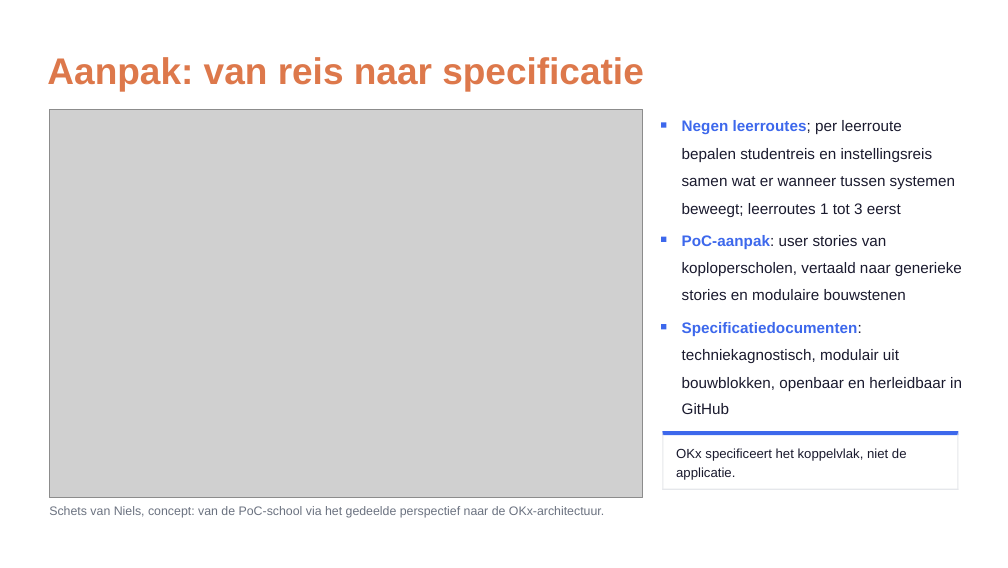
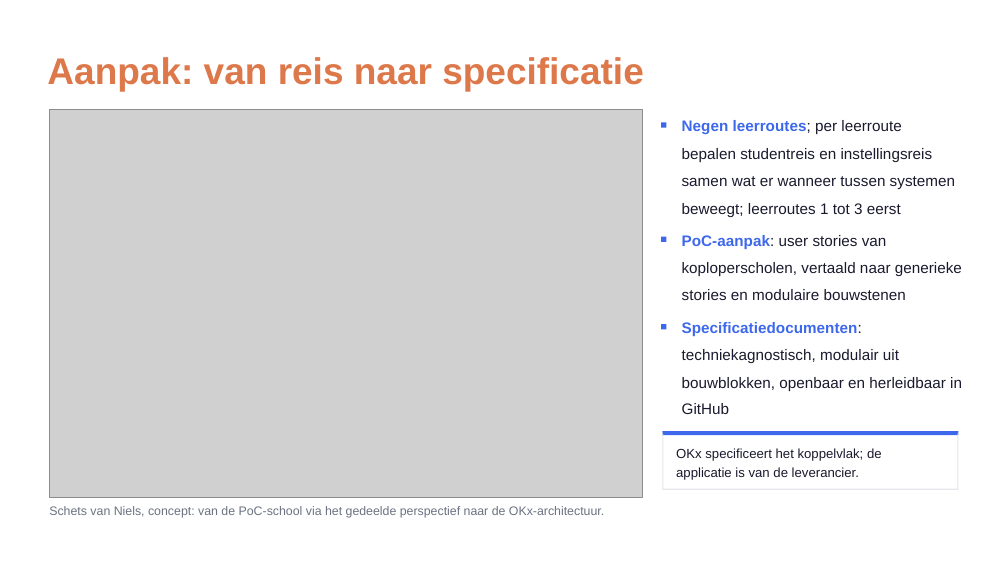
Before and after one commit to Npuls-OKx/meta, a slide deck: slide 4 of presentaties/export/260921_alignment_npuls_pijlers/260921_alignment_npuls_pijlers.pptx. Drawn at 1008x568 pixels with LibreOffice and Linux fonts; fonts in the diff are those of the drawing; grey boxes stand for pictures; background and template pictures are left out. Boxes give left, top, right and bottom in pixels: in the first picture for what was removed or moved away, otherwise in the second. Text is boxed around its words. In the diff, an @@ line names an element or a change of style, - is before the commit and + after.

```diff
--- a/presentaties/export/260921_alignment_npuls_pijlers/260921_alignment_npuls_pijlers.pptx
+++ b/presentaties/export/260921_alignment_npuls_pijlers/260921_alignment_npuls_pijlers.pptx
@@ text at (x1=676, y1=448, x2=882, y2=461): text changed @@
-OKx speciﬁceert het koppelvlak, niet de
+OKx speciﬁceert het koppelvlak; de
@@ text at (x1=676, y1=467, x2=859, y2=480): text changed @@
-applicatie.
+applicatie is van de leverancier.
```
Also in this commit, not shown: 6 other slides changed, 4 other files.
